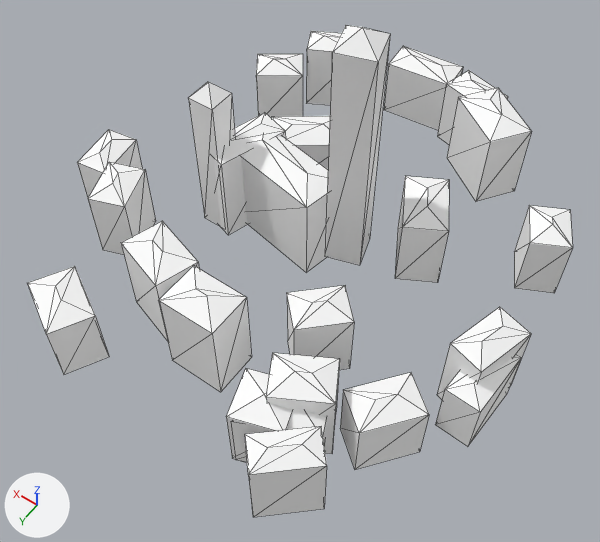
One commit to the glTF model games/yorimichi/assets/belmonte/meshes/SM_BM_BVV_Village_3.glb: the scene before it, then after it.
One viewpoint serves both versions: a camera (50 mm lens) standing at (-86.3, 118.9, 168.7) and looking at (-12.3, 15.4, 6.0). Every picture has the same lights, and +X, +Y and +Z are marked at lower left. The first picture is the older version. Mesh edges are drawn as thin lines. Vertices at exactly the same position are counted once.

Objects in the first picture: 'SM_BM_BVV_Village_3'.
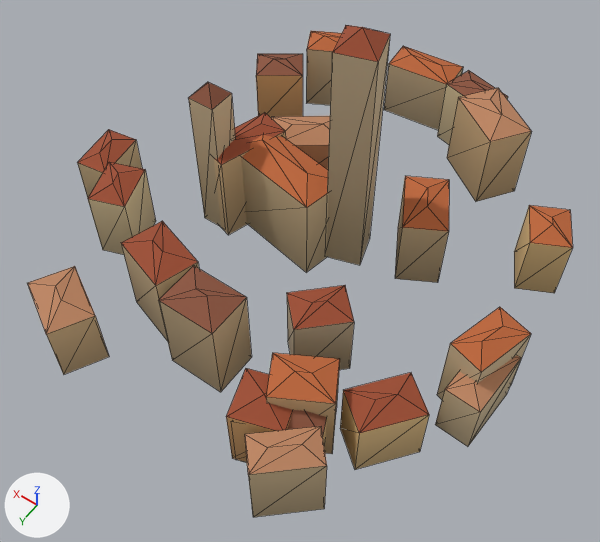
What differs and where, as boxes [x1, y1, x2, y2] in the pictures (600 x 542 px):
part 1 of me_sm_bvv_village_3, recoloured (white to brown): [46, 36, 572, 517] in both
part 2 of me_sm_bvv_village_3, recoloured: [77, 25, 508, 436] in both
part 3 of me_sm_bvv_village_3, recoloured: [28, 31, 573, 475] in both

The change, as a diff of the scene's bpy script:
```diff
--- a/games/yorimichi/assets/belmonte/meshes/SM_BM_BVV_Village_3.glb.py
+++ b/games/yorimichi/assets/belmonte/meshes/SM_BM_BVV_Village_3.glb.py
@@ me_sm_bvv_village_3 @@
 me_sm_bvv_village_3.from_pydata(...)  # 247 vertices, 344 faces; spans x -68.0..61.1, y -76.1..65.6, z -16.7..63.0
 # used by ob_sm_bm_bvv_village_3; location = (0.0, 0.0, 0.0)
+# me_sm_bvv_village_3 part 1: 196 faces centred in x -67.6..60.3, y -75.5..63.3, z -9.0..36.3 are repainted in the vertex colours; the middle colour goes from white #ffffff to brown #c7ad7e
+# me_sm_bvv_village_3 part 2: 72 faces centred in x -52.6..58.3, y -68.0..53.4, z 4.7..60.3 are repainted in the vertex colours; the middle colour goes from white #ffffff to brown #9e4d30
+# me_sm_bvv_village_3 part 3: 76 faces centred in x -65.8..36.2, y -73.7..61.1, z -3.4..18.3 are repainted in the vertex colours; the middle colour goes from white #ffffff to orange #bd6638
 me_sm_bvv_village_3.materials.append(mat_bm_000_m_stone_064)
```
